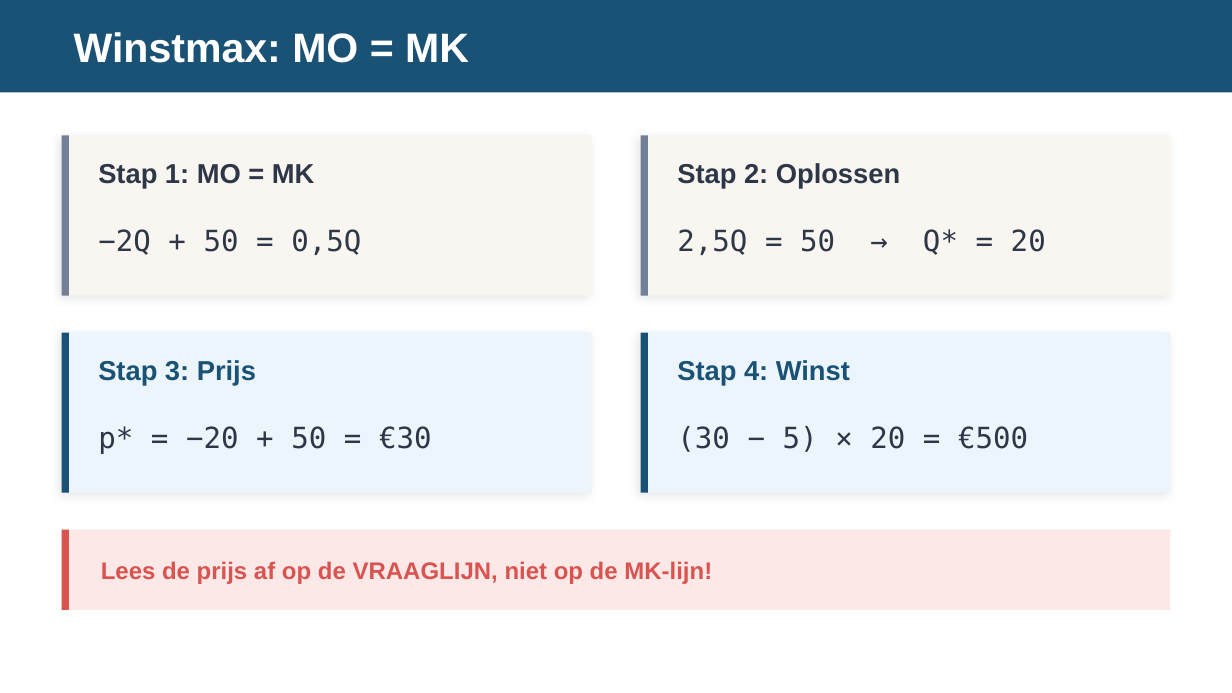
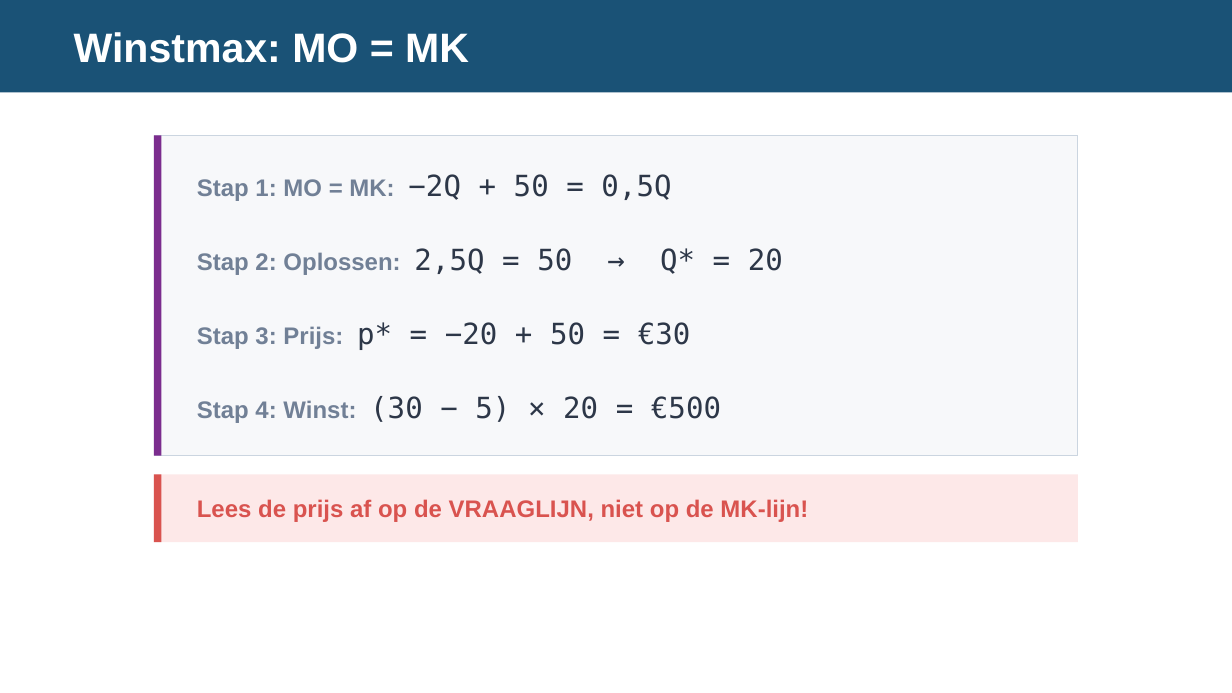
Before and after one commit to meijer1973/economie-vwo4-m3, a slide deck: slide 5 of 3.2 Hoofdstuk 2 - Marktvormen en hun marktevenwicht/3.2.3 Paragraaf 3 - Monopolie/2. Leren/3.2.3 Monopolie – presentatie.pptx. Drawn at 1232x693 pixels with LibreOffice and Linux fonts; fonts in the diff are those of the drawing. Boxes give left, top, right and bottom in pixels: in the first picture for what was removed or moved away, otherwise in the second. Text is boxed around its words. In the diff, an @@ line names an element or a change of style, - is before the commit and + after.

```diff
--- a/3.2 Hoofdstuk 2 - Marktvormen en hun marktevenwicht/3.2.3 Paragraaf 3 - Monopolie/2. Leren/3.2.3 Monopolie – presentatie.pptx
+++ b/3.2 Hoofdstuk 2 - Marktvormen en hun marktevenwicht/3.2.3 Paragraaf 3 - Monopolie/2. Leren/3.2.3 Monopolie – presentatie.pptx
@@ rectangle: place and size @@
-rectangle at box(62, 136, 591, 296)
+rectangle at box(154, 136, 1078, 456)
@@ rectangle at box(154, 136, 1078, 456): fill #F9F6F1 to #F7F8FA; outline none to #CBD5E0 0.5 pt; shadow off; proportions changed @@
@@ rectangle: place and size @@
-rectangle at box(62, 136, 69, 296)
+rectangle at box(154, 136, 161, 456)
@@ rectangle at box(154, 136, 161, 456): fill #718096 to #7B2D8E @@
@@ rectangle removed at box(641, 136, 1170, 296) @@
@@ rectangle removed at box(641, 136, 648, 296) @@
@@ text at box(197, 174, 671, 201): text changed; size 16 to 14 pt; text colour #2D3748 to #718096 @@
-Stap 1: MO = MK
+Stap 1: MO = MK: −2Q + 50 = 0,5Q
@@ text removed at box(677, 163, 900, 189) @@
-Stap 2: Oplossen
@@ text removed at box(98, 229, 361, 255) @@
-−2Q + 50 = 0,5Q
@@ text at box(197, 248, 783, 275): text changed; size 17 to 14 pt; font DejaVu Sans Mono to Arial; text colour #2D3748 to #718096; bold on @@
-2,5Q = 50 → Q* = 20
+Stap 2: Oplossen: 2,5Q = 50 → Q* = 20
@@ text at box(197, 322, 691, 350): text changed @@
-p* = −20 + 50 = €30
+Stap 3: Prijs: p* = −20 + 50 = €30
@@ rectangle removed at box(62, 333, 591, 493) @@
@@ rectangle removed at box(62, 333, 69, 493) @@
@@ rectangle removed at box(641, 333, 1170, 493) @@
@@ rectangle removed at box(641, 333, 648, 493) @@
@@ text removed at box(98, 360, 256, 386) @@
-Stap 3: Prijs
@@ text removed at box(677, 360, 850, 386) @@
-Stap 4: Winst
@@ text at box(197, 396, 721, 423): text changed @@
-(30 − 5) × 20 = €500
+Stap 4: Winst: (30 − 5) × 20 = €500
@@ rectangle: place and size @@
-rectangle at box(62, 530, 1170, 610)
+rectangle at box(154, 474, 1078, 542)
@@ rectangle at box(154, 474, 1078, 542): proportions changed @@
@@ rectangle: place and size @@
-rectangle at box(62, 530, 69, 610)
+rectangle at box(154, 474, 161, 542)
@@ text "Lees de prijs af op ...": place and size @@
-text "Lees de prijs af op ..." at box(101, 561, 712, 584)
+text "Lees de prijs af op ..." at box(197, 499, 808, 522)
```
Also in this commit, not shown: 6 other slides changed, 2 slides added, 6 other files.
